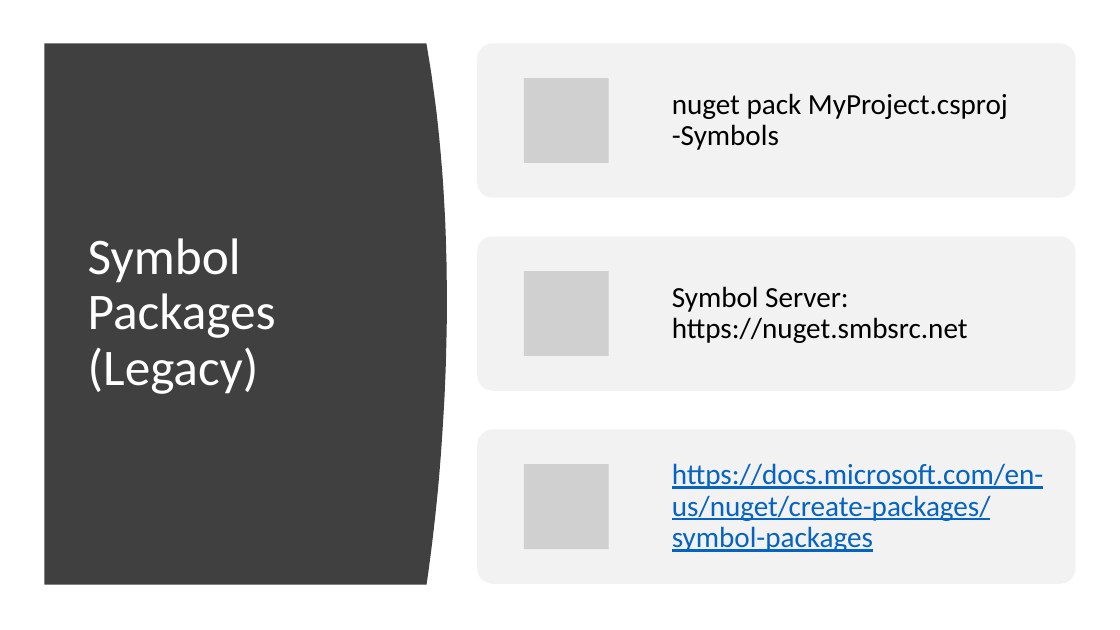
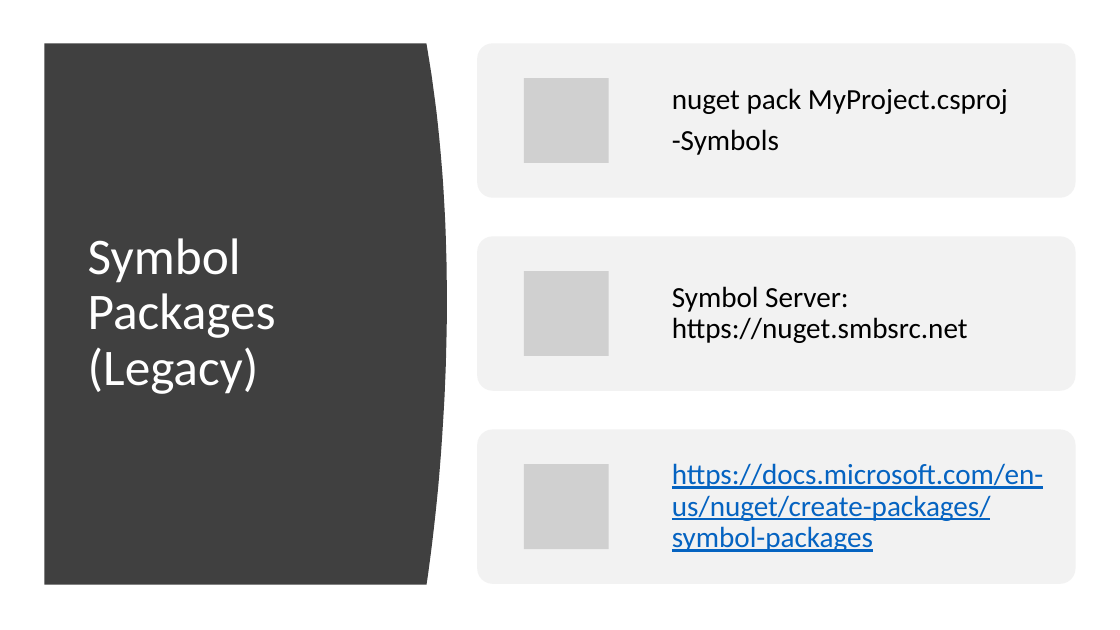
Before and after one commit to ProgrammerAL/Presentations-2019, a slide deck: slide 28 of 01-10 - ONETUG - Working with NuGet Packages/Presentation.pptx. Drawn at 1120x630 pixels with LibreOffice and Linux fonts; fonts in the diff are those of the drawing; grey boxes stand for pictures. Boxes give left, top, right and bottom in pixels: in the first picture for what was removed or moved away, otherwise in the second. Text is boxed around its words. In the diff, an @@ line names an element or a change of style, - is before the commit and + after.

```diff
--- a/01-10 - ONETUG - Working with NuGet Packages/Presentation.pptx
+++ b/01-10 - ONETUG - Working with NuGet Packages/Presentation.pptx
@@ text at [672,88,1008,155]: text changed @@
-nuget pack MyProject.csproj -Symbols
+nuget pack MyProject.csproj
+-Symbols
```
Also in this commit, not shown: 1 other slide changed.
